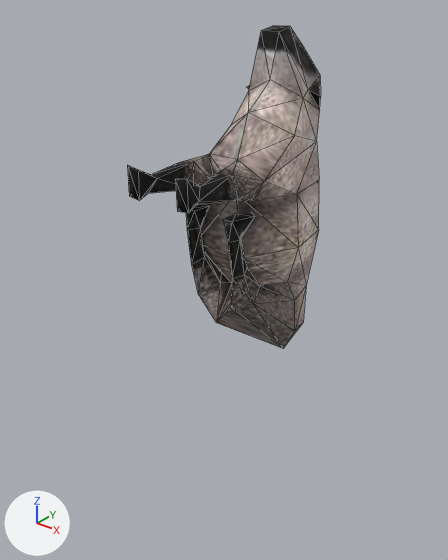
A saved change to the glTF model apps/web/public/models/fauna/carcass-sheep.glb.
Rendered twice from a 50 mm lens placed at (0.54, -1.357, 1.367), pointed at (-0.83, 0.355, 0.306). Every picture has the same lights, and +X, +Y and +Z are marked at lower left. The first picture is the older version. Both versions are drawn at full value of the shape key 'hangs' of 'carcass-sheep'; the numbers are the values there. Mesh edges are drawn as thin lines. Vertices at exactly the same position are counted once.

Names of what the first picture shows: 'carcass-sheep'.
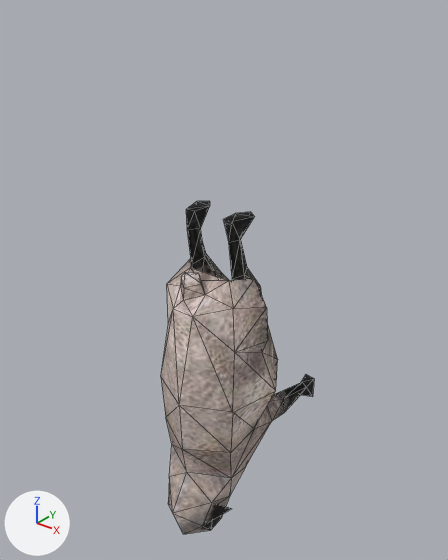
What differs and where, as boxes (x1, y1, x2, y2) in the pictures (448 x 560 px; the box of a moved part takes in the faces that stretch with it):
'carcass-sheep', reshaped (21% narrower): before (127, 26, 321, 348); after (161, 201, 314, 534)
part 1 of me_carcass_sheep, moved or reshaped: before (127, 26, 321, 348); after (161, 255, 314, 534)

The edits, one by one:
me_carcass_sheep is used by ob_carcass_sheep; location (0.0, 0.0, 0.0).
me_carcass_sheep had 129 vertices, 254 faces and spanned x -0.981..-0.536, y -0.06..0.778, z -0.029..1.221.
me_carcass_sheep now has 129 vertices, 254 faces and spans x -0.981..-0.536, y -0.06..0.778, z -0.779..0.639.
me_carcass_sheep part 1: 97 of 129 vertices moved; they spanned x -0.981..-0.536, y -0.06..0.778, z -0.029..1.221 and now span x -0.981..-0.536, y -0.06..0.778, z -0.779..0.471; mean shift (0.0, -0.09, -0.767); largest move (-0.724, 0.589, 1.221) -> (-0.724, 0.13, -0.779).
